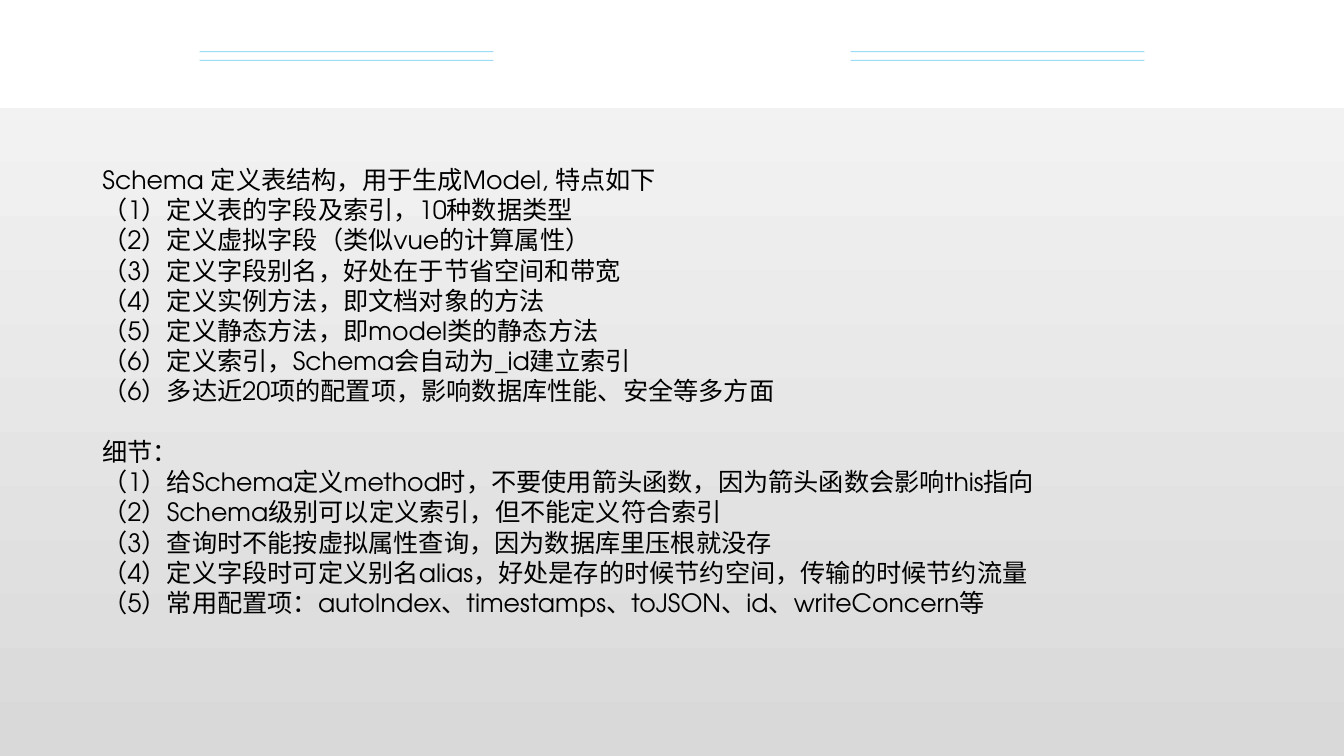
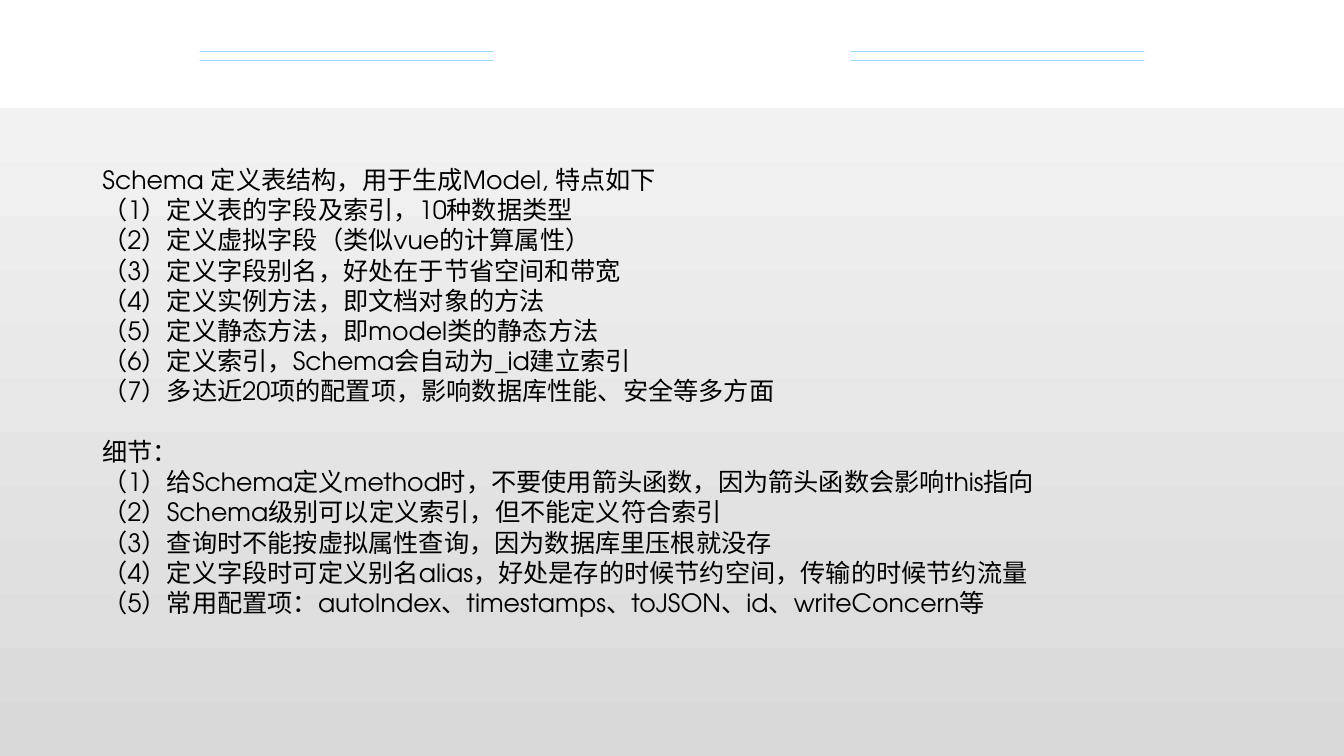
Before and after one commit to XYjourney/mongooseAPI, a slide deck: slide 6 of 再探MongoDB_解晓伟.pptx. Drawn at 1344x756 pixels with LibreOffice and Linux fonts; fonts in the diff are those of the drawing; background and template pictures are left out. Boxes give left, top, right and bottom in pixels: in the first picture for what was removed or moved away, otherwise in the second. Text is boxed around its words. In the diff, an @@ line names an element or a change of style, - is before the commit and + after.

```diff
--- a/再探MongoDB_解晓伟.pptx
+++ b/再探MongoDB_解晓伟.pptx
@@ text at bbox=[102, 378, 774, 403]: text changed @@
-（6）多达近20项的配置项，影响数据库性能、安全等多方面
+（7）多达近20项的配置项，影响数据库性能、安全等多方面
```
Also in this commit, not shown: 2 other slides changed, 2 slides added, 1 other file.
